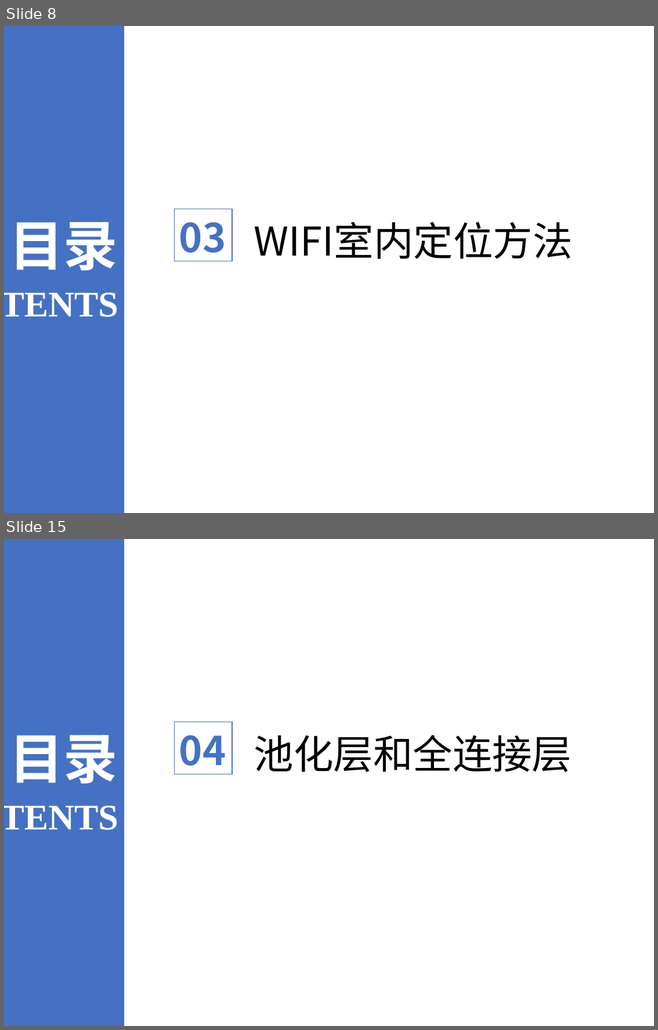
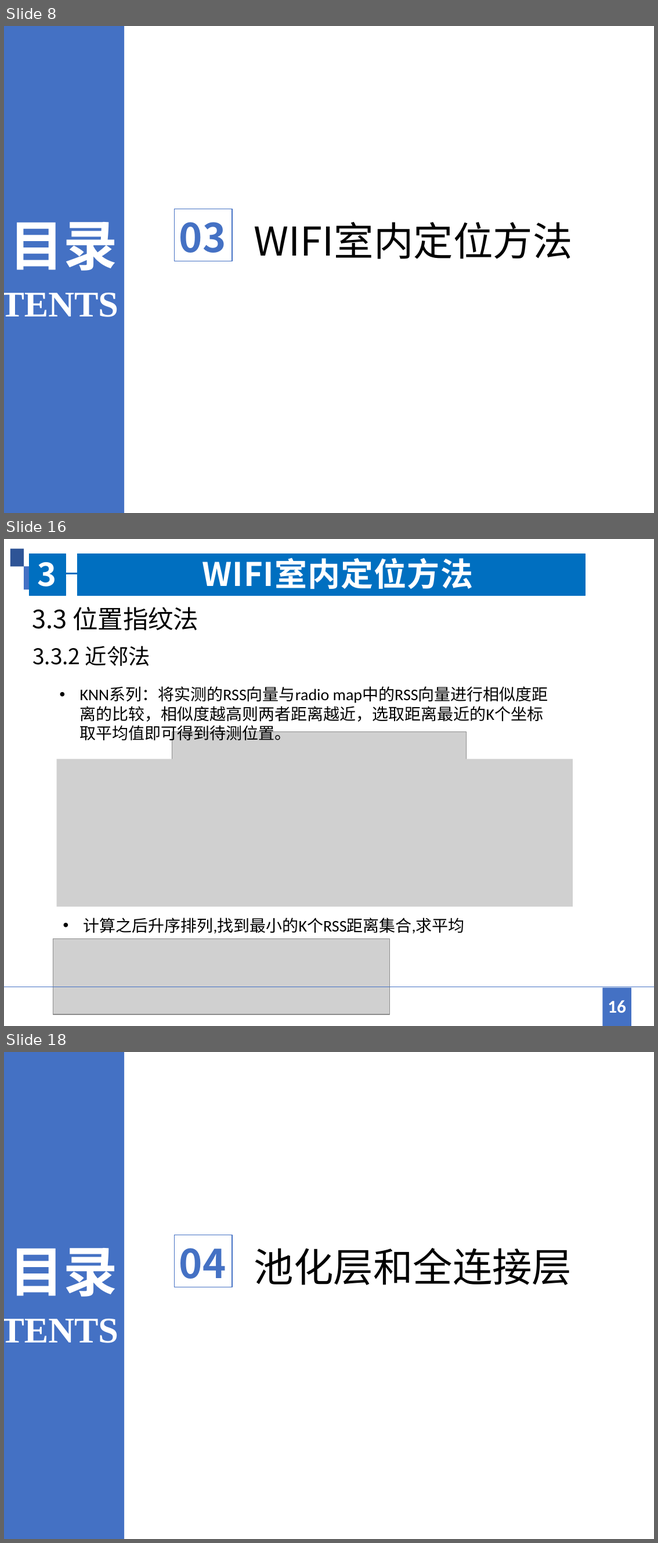
Before and after one commit to jingwei1205/MyCourse, a slide deck: 卫星定位/WIFI室内定位方法综述.pptx. Shown one above the other, each under a label of ours: slides 8 and 15 before the commit, slides 8, 16 and 18 after it; the slides between them are not shown. The pictures are 658x1030 and 658x1543 pixels, drawn with LibreOffice and Linux fonts; fonts in the diff are those of the drawing; grey boxes stand for pictures. Boxes give left, top, right and bottom in pixels: in the first picture for what was removed or moved away, otherwise in the second. Text is boxed around its words. In the diff, an @@ line names an element or a change of style, - is before the commit and + after.

```diff
--- a/卫星定位/WIFI室内定位方法综述.pptx
+++ b/卫星定位/WIFI室内定位方法综述.pptx
@@ slide 16 added at (4, 539, 654, 1026), background #FFFFFF @@
@@ freeform shape added at (10, 549, 24, 567), fill #2E5496 @@
@@ group added at (29, 554, 584, 595): 5 freeform shapes @@
@@ freeform shape added at (24, 566, 35, 589), fill #4471C4 @@
@@ freeform shape added at (24, 566, 29, 589), fill #4471C4 @@
@@ title added at (38, 558, 473, 589), 36 pt, text #FFFFFF, bold @@
+3 WIFI室内定位方法
@@ text added at (32, 607, 198, 631), 28 pt, text #000000 @@
+3.3 位置指纹法
@@ text added at (32, 646, 150, 666), 24 pt, text #000000 @@
+3.3.2 近邻法
@@ text added at (80, 687, 543, 744), 18 pt, text #000000 @@
+• KNN系列：将实测的RSS向量与radio map中的RSS向量进行相似度距离的比较，相似度越高则两者距离越近，选取距离最近的K个坐标取平均值即可得到待测位置。
@@ picture added at (172, 732, 466, 798) @@
@@ picture added at (57, 759, 572, 907) @@
@@ text added at (83, 918, 465, 934), 18 pt, text #000000 @@
+• 计算之后升序排列,找到最小的K个RSS距离集合,求平均
@@ picture added at (53, 939, 390, 1015) @@
@@ freeform shape added at (4, 987, 654, 987), outline #4471C4 0.48 pt @@
@@ freeform shape added at (603, 988, 631, 1026), fill #4471C4 @@
@@ page number added at (607, 1000, 626, 1013), 20 pt, text #FFFFFF, bold @@
+16
@@ what was slide 15 is now slide 18 @@
```
Also in this commit, not shown: 6 slides changed, 2 other slides added, 4 other files.
